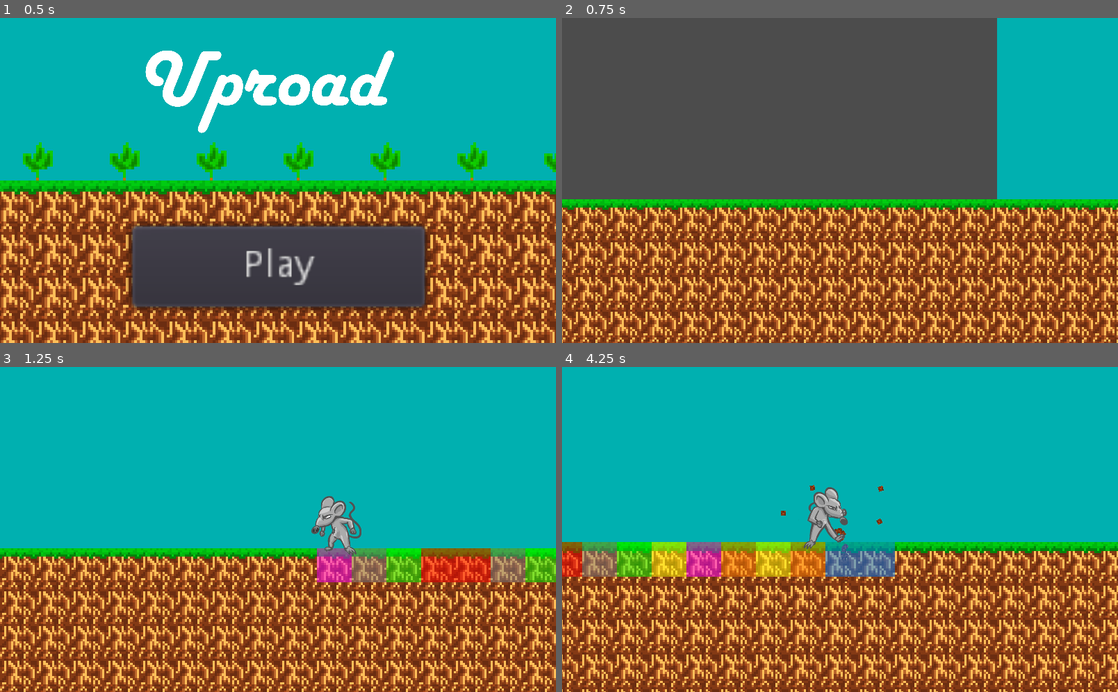
Above: before the commit, frames 1-4 (two rows, left to right).
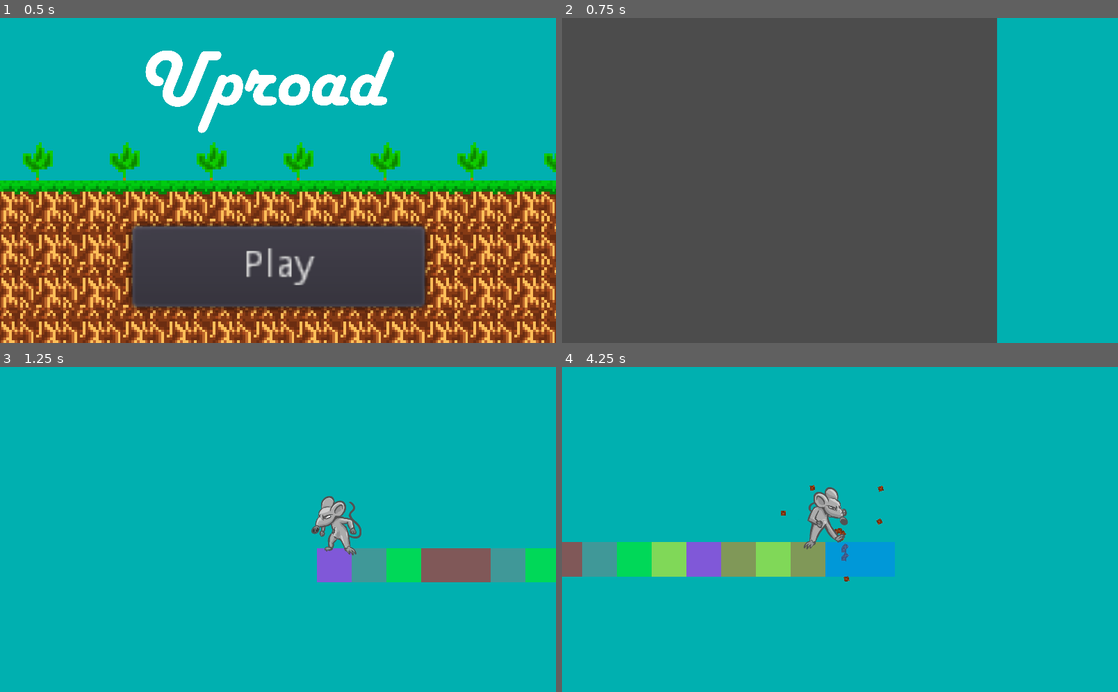
Above: after the commit, the same moments.

Repository: EndersteveGamer/GGJ-2023
Game: Godot game, scene res://Scene/Intro/Intro.tscn
Same seed, same stepped clock (60 frames per second), same inputs: the game is played once before the commit and once after it.
Inputs:
- Up to frame 1 (0.5 s): no input
- Up to frame 2 (0.75 s): click "Play" at 0.5 s
- Up to frame 3 (1.25 s): no input
- Up to frame 4 (4.25 s): hold Right (ui_right) 1.28-2.03 s; hold Down (ui_down) 2.03-2.78 s; hold Right (ui_right) 2.78-3.53 s; hold Up (ui_up) from 3.53 s (still down)

Frame 1 is identical in both runs. In frame 2, 44% of the frame differs, in the area x 0-100%, y 55-100%; in frame 3, 44%; in frame 4, 46%, in the area x 0-100%, y 53-100%.

Commit message:
Sound sync

Diff:
--- a/The Other Godot Project/Scene/Game.tscn
+++ b/The Other Godot Project/Scene/Game.tscn
@@ -108,6 +108,7 @@
 script = ExtResource( 3 )
 
 [node name="TileMap" type="TileMap" parent="."]
+visible = false
 position = Vector2( 0, 32 )
 scale = Vector2( 4, 4 )
 tile_set = SubResource( 2 )
--- a/The Other Godot Project/Scene/Plant.tscn
+++ b/The Other Godot Project/Scene/Plant.tscn
@@ -1,5 +1,6 @@
-[gd_scene load_steps=5 format=2]
+[gd_scene load_steps=6 format=2]
 
+[ext_resource path="res://Sound/Scream.ogg" type="AudioStream" id=1]
 [ext_resource path="res://Script/Plant.gd" type="Script" id=2]
 
 [sub_resource type="RectangleShape2D" id=1]
@@ -60,3 +61,6 @@
 [node name="AnimationPlayer" type="AnimationPlayer" parent="."]
 anims/cry = SubResource( 2 )
 anims/sleep = SubResource( 3 )
+
+[node name="Sounder" type="AudioStreamPlayer" parent="."]
+stream = ExtResource( 1 )
--- a/The Other Godot Project/Scene/Rat.tscn
+++ b/The Other Godot Project/Scene/Rat.tscn
@@ -28,7 +28,7 @@
 tracks/1/interp = 1
 tracks/1/loop_wrap = true
 tracks/1/imported = false
-tracks/1/enabled = true
+tracks/1/enabled = false
 tracks/1/keys = {
 "times": PoolRealArray( 0 ),
 "transitions": PoolRealArray( 0 ),
@@ -40,7 +40,7 @@
 tracks/2/interp = 1
 tracks/2/loop_wrap = true
 tracks/2/imported = false
-tracks/2/enabled = true
+tracks/2/enabled = false
 tracks/2/keys = {
 "times": PoolRealArray( 0 ),
 "transitions": PoolRealArray( 0 ),
@@ -79,7 +79,7 @@
 tracks/1/interp = 1
 tracks/1/loop_wrap = true
 tracks/1/imported = false
-tracks/1/enabled = true
+tracks/1/enabled = false
 tracks/1/keys = {
 "times": PoolRealArray( 0 ),
 "transitions": PoolRealArray( 0 ),
@@ -91,7 +91,7 @@
 tracks/2/interp = 1
 tracks/2/loop_wrap = true
 tracks/2/imported = false
-tracks/2/enabled = true
+tracks/2/enabled = false
 tracks/2/keys = {
 "times": PoolRealArray( 0 ),
 "transitions": PoolRealArray( 0 ),
@@ -184,7 +184,7 @@
 tracks/1/interp = 1
 tracks/1/loop_wrap = true
 tracks/1/imported = false
-tracks/1/enabled = true
+tracks/1/enabled = false
 tracks/1/keys = {
 "times": PoolRealArray( 0 ),
 "transitions": PoolRealArray( 0 ),
@@ -196,10 +196,10 @@
 tracks/2/interp = 1
 tracks/2/loop_wrap = true
 tracks/2/imported = false
-tracks/2/enabled = true
-tracks/2/keys = {
-"times": PoolRealArray( 0 ),
-"transitions": PoolRealArray( 1 ),
+tracks/2/enabled = false
+tracks/2/keys = {
+"times": PoolRealArray( 0 ),
+"transitions": PoolRealArray( 0 ),
 "update": 1,
 "values": [ 6 ]
 }
@@ -224,7 +224,7 @@
 scale = Vector2( 0.5, 0.5 )
 z_index = 1
 texture = ExtResource( 1 )
-hframes = 9
+hframes = 6
 
 [node name="Hitbox" type="CollisionShape2D" parent="."]
 visible = false
@@ -237,7 +237,7 @@
 shape = SubResource( 1 )
 
 [node name="Grabbed" type="Sprite" parent="Grab"]
-position = Vector2( 36, 0 )
+position = Vector2( 20, -40 )
 scale = Vector2( 0.5, 0.5 )
 z_index = 2
 texture = ExtResource( 3 )
--- a/The Other Godot Project/Script/Game.gd
+++ b/The Other Godot Project/Script/Game.gd
@@ -11,13 +11,21 @@
 onready var plant=preload("res://Scene/Plant.tscn")
 onready var soil=preload("res://Scene/Soil.tscn")
 
-onready var sloth=preload("res://Sprite/sloth.png")
-onready var greed=preload("res://Sprite/greed.png")
-onready var pride=preload("res://Sprite/pride.png")
-onready var gluttony=preload("res://Sprite/gluttony.png")
-onready var envy=preload("res://Sprite/envy.png")
-onready var wrath=preload("res://Sprite/wrath.png")
-onready var lust=preload("res://Sprite/lust.png")
+var sloth=preload("res://Sprite/sloth.png")
+var greed=preload("res://Sprite/greed.png")
+var pride=preload("res://Sprite/pride.png")
+var gluttony=preload("res://Sprite/gluttony.png")
+var envy=preload("res://Sprite/envy.png")
+var wrath=preload("res://Sprite/wrath.png")
+var lust=preload("res://Sprite/lust.png")
+
+var wrathSound=preload("res://Sound/wrath.ogg")
+var greedSound=preload("res://Sound/greed.ogg")
+var prideSound=preload("res://Sound/pride.ogg")
+var gluttonySound=preload("res://Sound/gluttony.ogg")
+var envySound=preload("res://Sound/envy.ogg")
+var slothSound=preload("res://Sound/sloth.ogg")
+var lustSound=preload("res://Sound/lust.ogg")
 
 onready var progressDisplay = $CanvasLayer/TextureProgress
 
@@ -56,55 +64,62 @@
 	"gluttony",
 	"pride",
 ]
-onready var sins={
+var sins={
 	"wrath":
 	{
 		"index":0,
 		"color":Color(1,0,0),
 		"desc":"Reduces nearby progression, but have a progression addition when a new plant appears next by",
-		"texture":preload("res://Sprite/wrath.png")
+		"texture":wrath,
+		"sound":wrathSound
 	},
 	"envy":
 	{
 		"index":1,
 		"color":Color(1,0.5,0),
 		"desc":"Grow faster when nearby plants are further ahead",
-		"texture":preload("res://Sprite/envy.png")
+		"texture":envy,
+		"sound":envySound
 	},
 	"lust":
 	{
 		"index":2,
 		"color":Color(1,0,1),
 		"desc":"When grown, will clone the nearby plant to the other side if there's space",
-		"texture":preload("res://Sprite/lust.png")
+		"texture":lust,
+		"sound":lustSound
 	},
 	"sloth":
 	{
 		"index":3,
 		"color":Color(0.5,0.5,0.5),
 		"desc":"Grows faster if there's no plants to the sides",
-		"texture":preload("res://Sprite/sloth.png")
+		"texture":sloth,
+		"sound":slothSound
 	},
 	"greed":
 	{
 		"index":4,
 		"color":Color(1,1,0),
 		"desc":"When used to grow the road, will add a bit progression to all but greed plants",
-		"texture":preload("res://Sprite/greed.png")
+		"texture":greed,
+		"sound":greedSound
 	},
 	"gluttony":
 	{
 		"index":5,
 		"color":Color(0,1,0),
 		"desc":"Steals part of nearby progression when placed",
-		"texture":preload("res://Sprite/gluttony.png")
+		"texture":gluttony,
+		"sound":gluttonySound
 	},
 	"pride":
 	{
 		"index":6,
 		"color":Color(0,0.5,1),
 		"desc":"Grows faster if it's ahead of the other plants",
-		"texture":preload("res://Sprite/pride.png")
+		"texture":pride,
+		"sound":prideSound
 	}
 }
 
@@ -174,12 +189,14 @@
 		var newPlant=plant.instance()
 		add_child(newPlant)
 		newPlant.owner=self
+		newPlant.game=self
 		gridSet(x,newPlant)
 		newPlant.position.y+=48
 		print("index "+str(newPlant.index))
-		newPlant.audioManager=get_node("AudioManager")
 		newPlant.color=rng.randi()%7
 		newPlant.sprite.texture=sins[sinsIndex[newPlant.color]]["texture"]
+		newPlant.sounder.stream=sins[sinsIndex[newPlant.color]]["sound"]
+		newPlant.sounder.bus="master"
 		print(sins[sinsIndex[newPlant.color]])
 		return newPlant
 	return null
--- a/The Other Godot Project/Script/Plant.gd
+++ b/The Other Godot Project/Script/Plant.gd
@@ -11,7 +11,7 @@
 var dying=false
 var decay=0
 var dead=false
-var audioManager
+onready var sounder=$Sounder
 # time in seconds
 export var timeToGrow=30
 export var timeToDecay=5
@@ -22,54 +22,56 @@
 var fruitSprite=preload("res://Sprite/Other Fruit of the 80s.png")
 onready var sprite=get_node("Sprite")
 onready var fruit=get_node("Fruit")
+onready var game=owner
 
 func plantGetSinName():
-	return owner.sinsIndex[color]
+	return game.sinsIndex[color]
 
 func plantGetSin():
-	return owner.sins[plantGetSinName()]
+	return game.sins[plantGetSinName()]
 
 func _process(delta):
 	if not dead:
 		if not grown:
 			if soil:
-				var plant1 = owner.grid[index - 1]
-				var plant2 = owner.grid[index + 1]
+				var plant1 = game.grid[index - 1]
+				var plant2 = game.grid[index + 1]
 				if (plant1 != null && plant1.plantGetSinName() == "wrath") || (plant2 != null && plant2.plantGetSinName() == "wrath"):
 					growth += delta / 2
 				else:
 					growth+=delta
-				if owner.grid[index].plantGetSinName() == "pride":
+				if game.grid[index].plantGetSinName() == "pride":
 					if (plant1 != null && plant1.growth < growth) || (plant2 != null && plant2.growth < growth):
 						growth += delta
-				if owner.grid[index].plantGetSinName() == "envy":
+				if game.grid[index].plantGetSinName() == "envy":
 					if (plant1 != null && plant1.growth > growth) || (plant2 != null && plant2.growth > growth):
 						growth += delta
 				if growth>=timeToGrow:
 					grown=true
 					growth=timeToGrow
 					fruit.texture=fruitSprite
-					fruit.modulate=owner.getSinColorCode(color)
+					fruit.modulate=game.getSinColorCode(color)
 					fruit.z_index = -1
 				if plantGetSinName()=="lust":
-					if owner.grid[index-1]==null:
-						if owner.grid[index+1]!=null:
-							owner.createPlant(index-1).color=owner.grid[index+1].color
+					if game.grid[index-1]==null:
+						if game.grid[index+1]!=null:
+							game.createPlant(index-1).color=game.grid[index+1].color
 					else:
-						if owner.grid[index-1]!=null:
-							owner.createPlant(index+1).color=owner.grid[index-1].color
+						if game.grid[index-1]!=null:
+							game.createPlant(index+1).color=game.grid[index-1].color
 				if plantGetSinName()=="sloth":
 					growth+=delta/2
-					if owner.grid[index-1]!=null :
+					if game.grid[index-1]!=null :
 							growth-=delta/4
-					if owner.grid[index+1]!=null :
+					if game.grid[index+1]!=null :
 							growth-=delta/4
 			if index==-1:
 				if not crying:
 					cry+=delta
 					if cry>timeToCry:
 						crying=true
-						audioManager.play(soundCry,position)
+						print(sounder.stream)
+						sounder.play()
 				else:
 					if not dying:
 						death+=delta
@@ -82,6 +84,7 @@
 			else:
 				$AnimationPlayer.play("sleep")
 				cry=0
+				sounder.stop()
 				crying=false
 				death=0
 				dying=false
--- a/The Other Godot Project/Script/Rat.gd
+++ b/The Other Godot Project/Script/Rat.gd
@@ -17,10 +17,10 @@
 var planting=0
 export var timeToPlant=0.5
 
-var showUproot=false
+var inHand=false
 
 var plantGray=preload("res://Sprite/Plantier plant of the 80s.png")
-var fruitSprte=preload("res://Sprite/Other Fruit of the 80s.png")
+var fruitSprite=preload("res://Sprite/Other Fruit of the 80s.png")
 var idle=preload("res://Sprite/idle.png")
 var run=preload("res://Sprite/run.png")
 var uprootAnimation=preload("res://Sprite/uproot.png")
@@ -55,6 +55,7 @@
 		if uproot!=null:
 			if uprooting==0:
 				uprooting=0.001
+				inHand=false
 				if touched==uproot:
 					touched=second
 				else:
@@ -62,12 +63,12 @@
 		else:
 			uproot=plantGetCloser(true)
 			if uproot!=null:
-				grabbed.texture=fruitSprte
+				grabbed.texture=fruitSprite
 				grabbed.modulate=owner.getSin(uproot.color)["color"]
-				uproot.owner.remove_child(uproot)
+				uproot.game.remove_child(uproot)
 				grabbed.add_child(uproot)
-				showUproot=false
-				uproot.visible=false
+				inHand=false
+				# uproot.visible=false
 				owner.gridTake(uproot.index)
 				if touched==uproot:
 					touched=second
@@ -135,27 +136,29 @@
 		sprite.hframes=6
 		animator.play("uproot")
 		if uprooting>0.5:
-			if !showUproot:
+			if !inHand:
 				owner.getDirtBury().position = uproot.position
 				owner.getDirtBury().emitting = true
 				owner.shakeCamera(0.25, 2)
 				#grabbed.texture=uproot.sprite.texture
 				#grabbed.modulate=plantGetSin(uproot.index)["color"]
 				#grabbed.add_child(uproot)
-				print("uproot is "+str(uproot.owner))
-				uproot.owner.remove_child(uproot)
-				showUproot=true
-				uproot.visible=true
+				print("uproot is "+str(uproot.game))
+				uproot.game.remove_child(uproot)
+				get_node("Grab").get_node("Grabbed").add_child(uproot)
+				inHand=true
+				#uproot.visible=true
 				owner.gridTake(uproot.index)
 				uproot.soil=false
 				uproot.get_node("AnimationPlayer").play("cry")
+				#grabbed.texture=uproot.texture
 	move_and_slide(deltaSpeed)
 
 func playerPlant(delta):
 	planting+=delta
 	deltaSpeed.x*=deceleration
-	print(str(planting))
 	if planting>timeToPlant:
+		# the plant is back in the ground
 		owner.shakeCamera(0.25, 2)
 		grabbed.remove_child(uproot)
 		uproot.get_node("AnimationPlayer").play("sleep")
@@ -190,7 +193,7 @@
 					owner.endGame()
 				return
 		else:
-			showUproot=true
+			inHand=true
 			uproot.visible=true
 			remove_child(uproot)
 			owner.add_child(uproot)
@@ -236,7 +239,6 @@
 		sprite.texture=plantAnimation
 		sprite.hframes=5
 		animator.play("plant")
-		print("play")
 
 func _physics_process(delta):
 	if uproot!=null:
@@ -266,6 +268,7 @@
 		position.x=terrainMin
 	if position.x>terrainMax:
 		position.x=terrainMax
+	print(uproot)
 
 # Called every frame. 'delta' is the elapsed time since the previous frame.
 #func _process(delta):
Not shown, added: The Other Godot Project/Sound/envy.ogg.import
Not shown, added: The Other Godot Project/Sound/gluttony.ogg.import
Not shown, added: The Other Godot Project/Sound/greed.ogg.import
Not shown, added: The Other Godot Project/Sound/lust.ogg.import
Not shown, added: The Other Godot Project/Sound/pride.ogg.import
Not shown, added: The Other Godot Project/Sound/sloth.ogg.import
Not shown, added: The Other Godot Project/Sound/wrath.ogg.import
Not shown, added: The Other Godot Project/Sound/envy.ogg
Not shown, added: The Other Godot Project/Sound/gluttony.ogg
Not shown, added: The Other Godot Project/Sound/greed.ogg
Not shown, added: The Other Godot Project/Sound/lust.ogg
Not shown, added: The Other Godot Project/Sound/pride.ogg
(and 2 more such lines)
